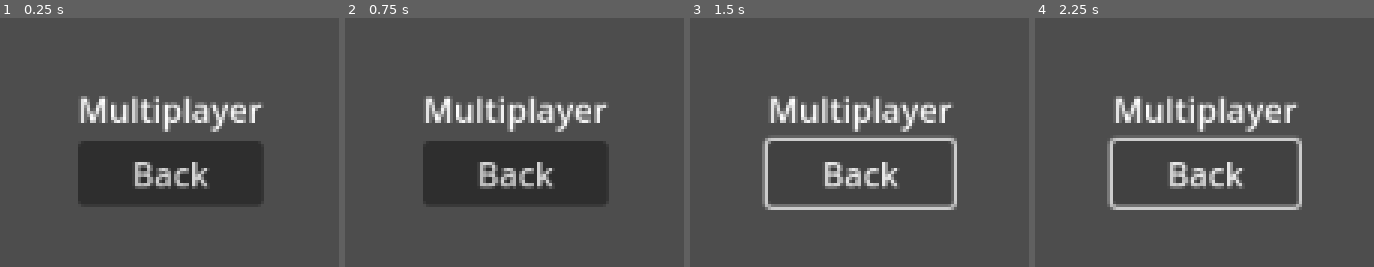
Above: before the commit, frames 1-4 (left to right).
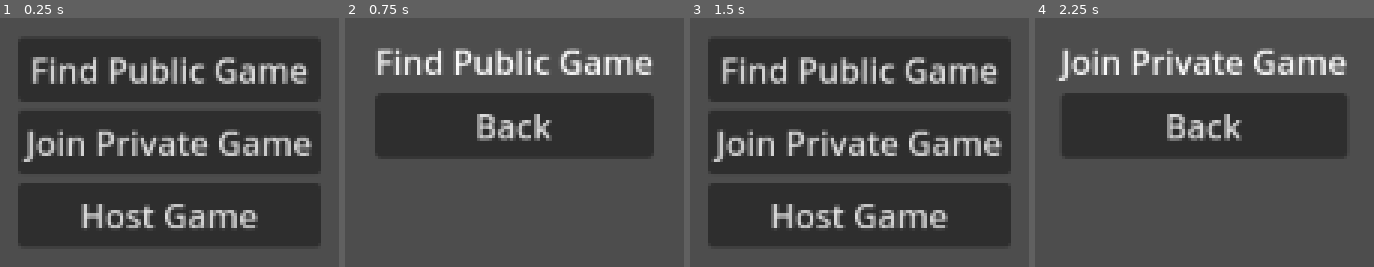
Above: after the commit, the same moments.

Repository: Pslude/modernist
Game: Godot game, scene res://multiplayer_menu/main.tscn
The game is run twice, just before and just after one commit, with the same random seed, the same clock (stepped at 60 frames per second) and the same inputs.
Inputs (mouse positions are in pixels of both pictures, inside the frame that each line leads up to):
- Up to frame 1 (0.25 s): no input
- Up to frame 2 (0.75 s): click (514, 70) at 0.5 s, where only the run after the commit has a clickable "Find Public Game"
- Up to frame 3 (1.5 s): click "Back" at 1.25 s
- Up to frame 4 (2.25 s): click (1204, 142) at 2 s, where only the run after the commit has a clickable "Join Private Game"

The runs differ from the first frame. In frame 1, 57% of the frame differs, in the area x 5-95%, y 8-92%; in frame 2, 31%; in frame 3, 56%; in frame 4, 25%.

Commit message:
build multiplayer menu

Diff:
--- /dev/null
+++ b/mods/multiplayer_menu/project/multiplayer_menu/find_public_game_menu.gd
@@ -0,0 +1,6 @@
+extends Control
+
+signal back
+
+func _on_back_button_pressed():
+	back.emit()
--- /dev/null
+++ b/mods/multiplayer_menu/project/multiplayer_menu/find_public_game_menu.tscn
@@ -0,0 +1,36 @@
+[gd_scene load_steps=2 format=3 uid="uid://dkhsghw78w7r"]
+
+[ext_resource type="Script" uid="uid://d1k2j3h4lkhj" path="res://multiplayer_menu/find_public_game_menu.gd" id="1_zxcvb"]
+
+[node name="FindPublicGameMenu" type="Control"]
+layout_mode = 3
+anchors_preset = 15
+anchor_right = 1.0
+anchor_bottom = 1.0
+grow_horizontal = 2
+grow_vertical = 2
+script = ExtResource("1_zxcvb")
+
+[node name="VBoxContainer" type="VBoxContainer" parent="."]
+layout_mode = 1
+anchors_preset = 8
+anchor_left = 0.5
+anchor_top = 0.5
+anchor_right = 0.5
+anchor_bottom = 0.5
+offset_left = -58.0
+offset_top = -52.0
+offset_right = 58.0
+offset_bottom = 52.0
+grow_horizontal = 2
+grow_vertical = 2
+
+[node name="Label" type="Label" parent="VBoxContainer"]
+layout_mode = 2
+text = "Find Public Game"
+
+[node name="BackButton" type="Button" parent="VBoxContainer"]
+layout_mode = 2
+text = "Back"
+
+[connection signal="pressed" from="VBoxContainer/BackButton" to="." method="_on_back_button_pressed"]
--- /dev/null
+++ b/mods/multiplayer_menu/project/multiplayer_menu/host_game_menu.gd
@@ -0,0 +1,6 @@
+extends Control
+
+signal back
+
+func _on_back_button_pressed():
+	back.emit()
--- /dev/null
+++ b/mods/multiplayer_menu/project/multiplayer_menu/host_game_menu.tscn
@@ -0,0 +1,36 @@
+[gd_scene load_steps=2 format=3 uid="uid://lkjhasdlkjfh"]
+
+[ext_resource type="Script" uid="uid://d1k2j3h4lkhl" path="res://multiplayer_menu/host_game_menu.gd" id="1_asdfg"]
+
+[node name="HostGameMenu" type="Control"]
+layout_mode = 3
+anchors_preset = 15
+anchor_right = 1.0
+anchor_bottom = 1.0
+grow_horizontal = 2
+grow_vertical = 2
+script = ExtResource("1_asdfg")
+
+[node name="VBoxContainer" type="VBoxContainer" parent="."]
+layout_mode = 1
+anchors_preset = 8
+anchor_left = 0.5
+anchor_top = 0.5
+anchor_right = 0.5
+anchor_bottom = 0.5
+offset_left = -58.0
+offset_top = -52.0
+offset_right = 58.0
+offset_bottom = 52.0
+grow_horizontal = 2
+grow_vertical = 2
+
+[node name="Label" type="Label" parent="VBoxContainer"]
+layout_mode = 2
+text = "Host Game"
+
+[node name="BackButton" type="Button" parent="VBoxContainer"]
+layout_mode = 2
+text = "Back"
+
+[connection signal="pressed" from="VBoxContainer/BackButton" to="." method="_on_back_button_pressed"]
--- /dev/null
+++ b/mods/multiplayer_menu/project/multiplayer_menu/join_private_game_menu.gd
@@ -0,0 +1,6 @@
+extends Control
+
+signal back
+
+func _on_back_button_pressed():
+	back.emit()
--- /dev/null
+++ b/mods/multiplayer_menu/project/multiplayer_menu/join_private_game_menu.tscn
@@ -0,0 +1,36 @@
+[gd_scene load_steps=2 format=3 uid="uid://sklfjhaslkfh"]
+
+[ext_resource type="Script" uid="uid://d1k2j3h4lkhk" path="res://multiplayer_menu/join_private_game_menu.gd" id="1_qwert"]
+
+[node name="JoinPrivateGameMenu" type="Control"]
+layout_mode = 3
+anchors_preset = 15
+anchor_right = 1.0
+anchor_bottom = 1.0
+grow_horizontal = 2
+grow_vertical = 2
+script = ExtResource("1_qwert")
+
+[node name="VBoxContainer" type="VBoxContainer" parent="."]
+layout_mode = 1
+anchors_preset = 8
+anchor_left = 0.5
+anchor_top = 0.5
+anchor_right = 0.5
+anchor_bottom = 0.5
+offset_left = -58.0
+offset_top = -52.0
+offset_right = 58.0
+offset_bottom = 52.0
+grow_horizontal = 2
+grow_vertical = 2
+
+[node name="Label" type="Label" parent="VBoxContainer"]
+layout_mode = 2
+text = "Join Private Game"
+
+[node name="BackButton" type="Button" parent="VBoxContainer"]
+layout_mode = 2
+text = "Back"
+
+[connection signal="pressed" from="VBoxContainer/BackButton" to="." method="_on_back_button_pressed"]
--- a/mods/multiplayer_menu/project/multiplayer_menu/main.gd
+++ b/mods/multiplayer_menu/project/multiplayer_menu/main.gd
@@ -1,4 +1,49 @@
 extends Control
 
-func _on_back_button_pressed():
-	get_tree().change_scene_to_file("res://main_menu/main.tscn")
+const FindPublicGameMenu = preload("res://multiplayer_menu/find_public_game_menu.tscn")
+const JoinPrivateGameMenu = preload("res://multiplayer_menu/join_private_game_menu.tscn")
+const HostGameMenu = preload("res://multiplayer_menu/host_game_menu.tscn")
+
+var find_public_game_menu
+var join_private_game_menu
+var host_game_menu
+
+@onready var main_menu = $VBoxContainer
+
+func _ready():
+	$VBoxContainer/FindPublicGameButton.pressed.connect(_on_find_public_game_button_pressed)
+	$VBoxContainer/JoinPrivateGameButton.pressed.connect(_on_join_private_game_button_pressed)
+	$VBoxContainer/HostGameButton.pressed.connect(_on_host_game_button_pressed)
+
+	find_public_game_menu = FindPublicGameMenu.instantiate()
+	find_public_game_menu.back.connect(_on_back_to_main_menu)
+	add_child(find_public_game_menu)
+	find_public_game_menu.hide()
+
+	join_private_game_menu = JoinPrivateGameMenu.instantiate()
+	join_private_game_menu.back.connect(_on_back_to_main_menu)
+	add_child(join_private_game_menu)
+	join_private_game_menu.hide()
+
+	host_game_menu = HostGameMenu.instantiate()
+	host_game_menu.back.connect(_on_back_to_main_menu)
+	add_child(host_game_menu)
+	host_game_menu.hide()
+
+func _on_find_public_game_button_pressed():
+	main_menu.hide()
+	find_public_game_menu.show()
+
+func _on_join_private_game_button_pressed():
+	main_menu.hide()
+	join_private_game_menu.show()
+
+func _on_host_game_button_pressed():
+	main_menu.hide()
+	host_game_menu.show()
+
+func _on_back_to_main_menu():
+	find_public_game_menu.hide()
+	join_private_game_menu.hide()
+	host_game_menu.hide()
+	main_menu.show()
--- a/mods/multiplayer_menu/project/multiplayer_menu/main.tscn
+++ b/mods/multiplayer_menu/project/multiplayer_menu/main.tscn
@@ -18,15 +18,21 @@
 anchor_top = 0.5
 anchor_right = 0.5
 anchor_bottom = 0.5
+offset_left = -58.0
+offset_top = -52.0
+offset_right = 58.0
+offset_bottom = 52.0
 grow_horizontal = 2
 grow_vertical = 2
 
-[node name="Label" type="Label" parent="VBoxContainer"]
+[node name="FindPublicGameButton" type="Button" parent="VBoxContainer"]
 layout_mode = 2
-text = "Multiplayer"
+text = "Find Public Game"
 
-[node name="BackButton" type="Button" parent="VBoxContainer"]
+[node name="JoinPrivateGameButton" type="Button" parent="VBoxContainer"]
 layout_mode = 2
-text = "Back"
+text = "Join Private Game"
 
-[connection signal="pressed" from="VBoxContainer/BackButton" to="." method="_on_back_button_pressed"]
+[node name="HostGameButton" type="Button" parent="VBoxContainer"]
+layout_mode = 2
+text = "Host Game"
Not shown, added: mods/multiplayer_menu/project/multiplayer_menu/find_public_game_menu.gd.uid
Not shown, added: mods/multiplayer_menu/project/multiplayer_menu/host_game_menu.gd.uid
Not shown, added: mods/multiplayer_menu/project/multiplayer_menu/join_private_game_menu.gd.uid
Not shown, added: mods/multiplayer_menu/project/GEMINI.md
